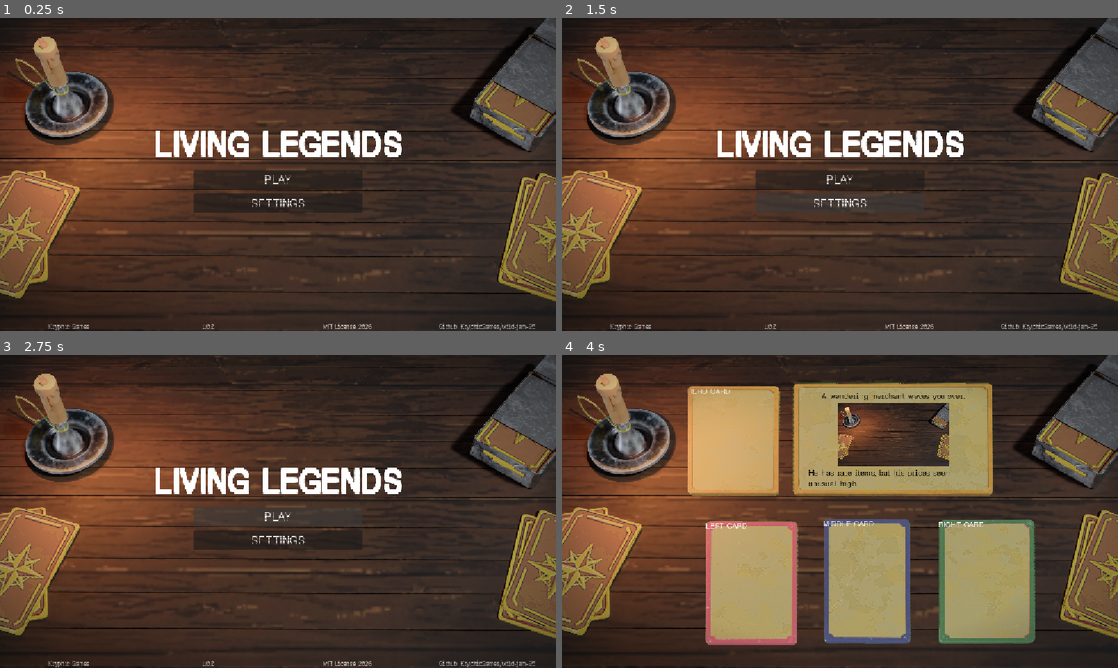
Above: before the commit, frames 1-4 (two rows, left to right).
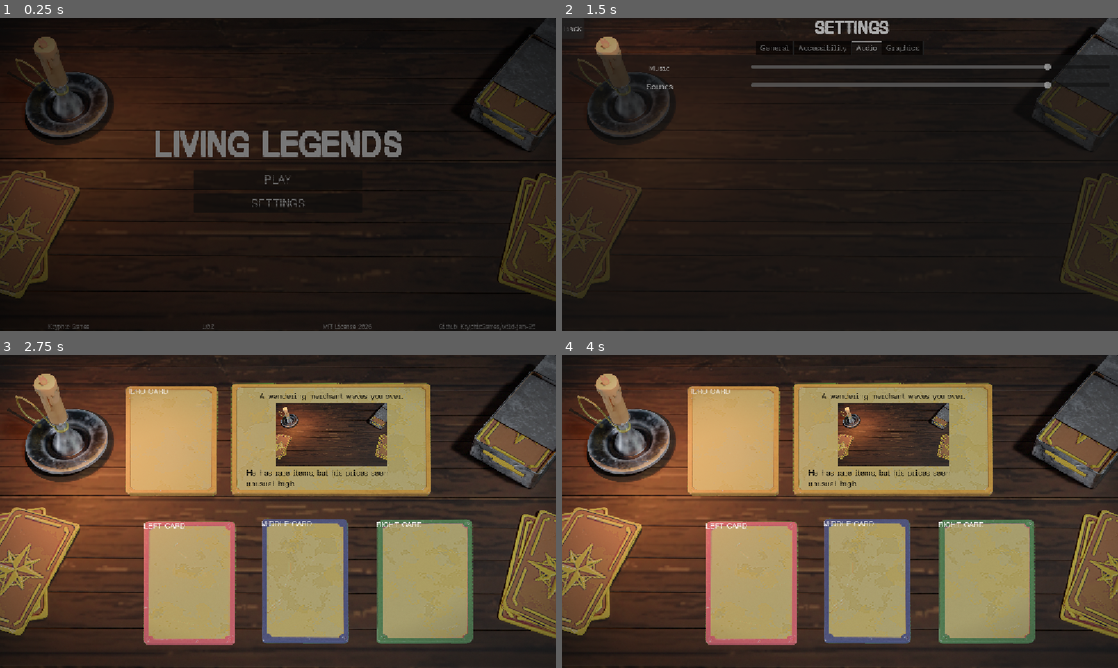
Above: after the commit, the same moments.

Repository: KryphicGames/wild-jam-95
Game: Godot game, scene res://scenes/main_menu.tscn
Two runs of this game, one before a commit and one after it. Both use one fixed random seed, a clock stepped at 60 frames per second and the inputs below. Sound files missing from this copy of the repository are replaced by a short silence.
Inputs (mouse positions are in pixels of both pictures, inside the frame that each line leads up to):
- Up to frame 1 (0.25 s): no input
- Up to frame 2 (1.5 s): click "SETTINGS" at 0.5 s; click "Back" at 1.25 s
- Up to frame 3 (2.75 s): click "PLAY" at 2 s
- Up to frame 4 (4 s): click (840, 517) at 2.75 s, where only the run before the commit has a clickable "PLAY"; tap Enter at 3.5 s

The runs differ from the first frame. In frame 1, 82% of the frame differs, in the area x 0-100%, y 0-100%; in frame 2, 76%; in frame 3, 37%; in frame 4, nothing differs.
Error before the commit: Cannot call method 'change_scene_to_file' on a null value. (res://scripts/scenes/main_menu.gd:23)

Commit message:
Added smooth transitions

Diff:
--- a/components/fade.tscn
+++ b/components/fade.tscn
@@ -17,6 +17,7 @@
 
 [sub_resource type="Animation" id="Animation_bqqt6"]
 resource_name = "fade-in"
+length = 0.5
 tracks/0/type = "value"
 tracks/0/imported = false
 tracks/0/enabled = true
@@ -24,7 +25,7 @@
 tracks/0/interp = 1
 tracks/0/loop_wrap = true
 tracks/0/keys = {
-"times": PackedFloat32Array(0, 1),
+"times": PackedFloat32Array(0, 0.5),
 "transitions": PackedFloat32Array(1, 1),
 "update": 0,
 "values": [1.0, 0.0]
@@ -32,6 +33,7 @@
 
 [sub_resource type="Animation" id="Animation_8ln24"]
 resource_name = "fade-out"
+length = 0.5
 tracks/0/type = "value"
 tracks/0/imported = false
 tracks/0/enabled = true
@@ -39,7 +41,7 @@
 tracks/0/interp = 1
 tracks/0/loop_wrap = true
 tracks/0/keys = {
-"times": PackedFloat32Array(0, 1),
+"times": PackedFloat32Array(0, 0.5),
 "transitions": PackedFloat32Array(1, 1),
 "update": 0,
 "values": [0.0, 1.0]
--- a/scenes/main_menu.tscn
+++ b/scenes/main_menu.tscn
@@ -129,12 +129,7 @@
 
 [node name="Fade" parent="." unique_id=1903997680 instance=ExtResource("5_8ln24")]
 visible = false
-layout_mode = 0
-anchors_preset = 0
-anchor_right = 0.0
-anchor_bottom = 0.0
-grow_horizontal = 1
-grow_vertical = 1
+layout_mode = 1
 
 [connection signal="pressed" from="Contents/Hero/Play" to="." method="_on_play_pressed"]
 [connection signal="pressed" from="Contents/Hero/Settings" to="." method="_on_settings_pressed"]
--- a/scenes/settings.tscn
+++ b/scenes/settings.tscn
@@ -3,6 +3,7 @@
 [ext_resource type="Texture2D" uid="uid://nmakvgr7t5ry" path="res://assets/textures/bg.png" id="1_5p8wc"]
 [ext_resource type="Script" uid="uid://c8ux35k1pqilu" path="res://scripts/scenes/settings.gd" id="1_6wm04"]
 [ext_resource type="AudioStream" uid="uid://rouv8gbu1qky" path="res://assets/audio/music/menu.wav" id="1_r6d6q"]
+[ext_resource type="PackedScene" uid="uid://cyk0ty5fwu5s2" path="res://components/fade.tscn" id="2_f4mfi"]
 
 [node name="Settings" type="Control" unique_id=934391754]
 layout_mode = 3
@@ -263,5 +264,9 @@
 tick_count = 5
 ticks_on_borders = true
 
+[node name="Fade" parent="." unique_id=1903997680 instance=ExtResource("2_f4mfi")]
+visible = false
+layout_mode = 1
+
 [connection signal="finished" from="Music" to="." method="_on_music_finished"]
 [connection signal="pressed" from="Content/Header/Back" to="." method="_on_back_pressed"]
--- a/scripts/scenes/main_menu.gd
+++ b/scripts/scenes/main_menu.gd
@@ -13,6 +13,9 @@
 
 
 func _on_settings_pressed() -> void:
+	FadeRect.show()
+	Fade.play("fade-out")
+	await Fade.animation_finished
 	get_tree().change_scene_to_file("res://scenes/settings.tscn")
 
 
--- a/scripts/scenes/settings.gd
+++ b/scripts/scenes/settings.gd
@@ -1,10 +1,19 @@
 extends Control
 
+@onready var Fade = $Fade/AnimationPlayer
+@onready var FadeRect = $Fade
 @onready var MusicPlayer = $Music
+
+func _ready():
+	FadeRect.show()
+	Fade.play("fade-in")
 
 func _on_music_finished() -> void:
 	MusicPlayer.playing = true
 
 
 func _on_back_pressed() -> void:
+	FadeRect.show()
+	Fade.play("fade-out")
+	await Fade.animation_finished
 	get_tree().change_scene_to_file("res://scenes/main_menu.tscn")
